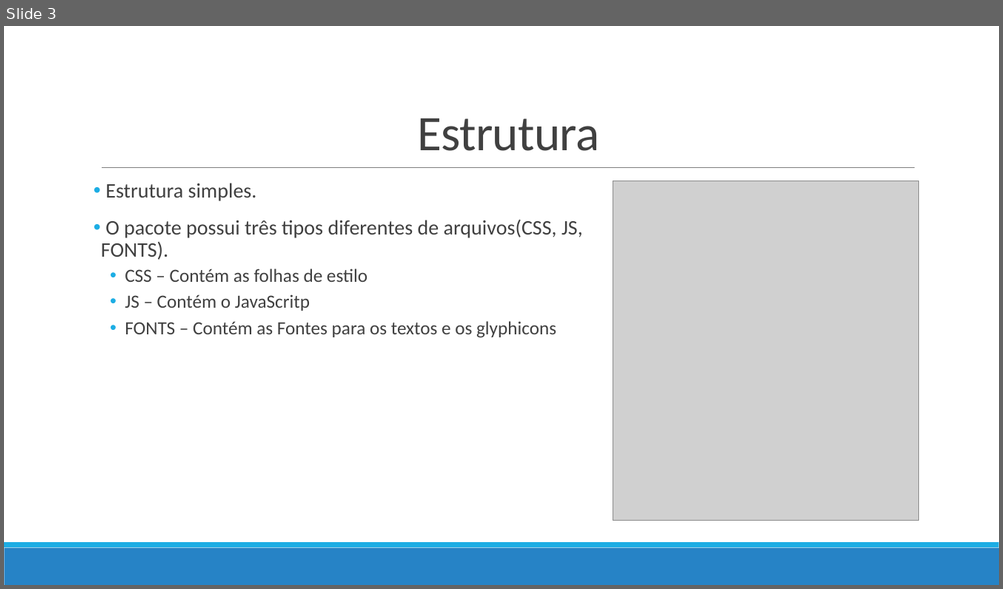
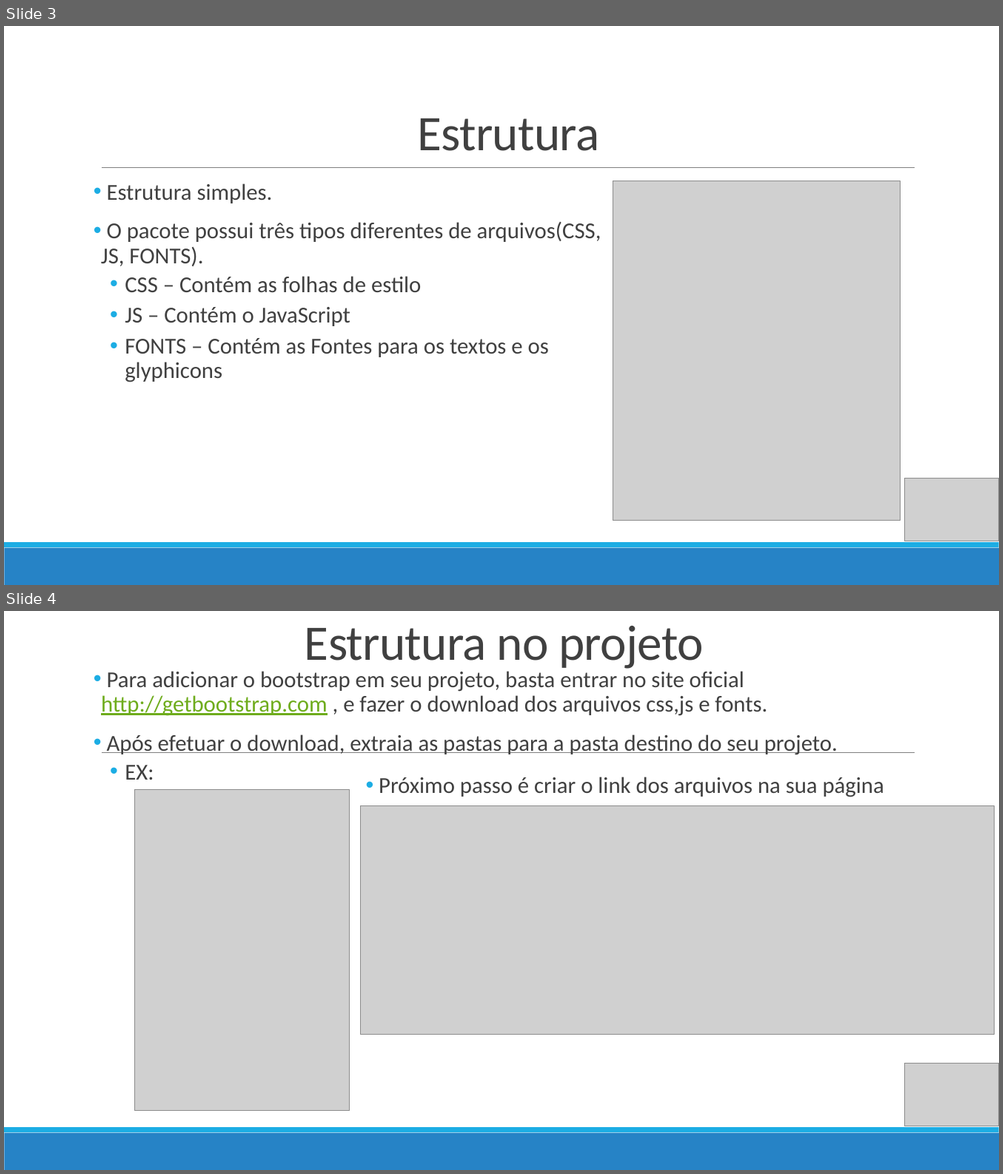
Before and after one commit to V1n1c1us/internetBootstrap, a slide deck: Aula-Bootstrap.pptx. Shown one above the other, each under a label of ours: slide 3 before the commit, slides 3 and 4 after it. The pictures are 1003x589 and 1003x1174 pixels, drawn with LibreOffice and Linux fonts; fonts in the diff are those of the drawing; grey boxes stand for pictures. Boxes give left, top, right and bottom in pixels: in the first picture for what was removed or moved away, otherwise in the second. Text is boxed around its words. In the diff, an @@ line names an element or a change of style, - is before the commit and + after.

```diff
--- a/Aula-Bootstrap.pptx
+++ b/Aula-Bootstrap.pptx
@@ slide 4 added at [4, 611, 999, 1170], background #FFFFFF; not listed: 3 template elements that a slide beside it also shows @@
@@ title added at [304, 626, 703, 672], 48 pt, text #404040 @@
+Estrutura no projeto
@@ text added at [101, 668, 837, 780], 22 pt, text #404040 @@
+• Para adicionar o bootstrap em seu projeto, basta entrar no site oficial http://getbootstrap.com , e fazer o download dos arquivos css,js e fonts.
+• Após efetuar o download, extraia as pastas para a pasta destino do seu projeto.
+  • EX:
@@ text added at [378, 777, 884, 797], 22 pt, text #404040 @@
+• Próximo passo é criar o link dos arquivos na sua página
@@ picture added at [134, 790, 350, 1111] @@
@@ picture added at [361, 806, 994, 1035] @@
@@ picture added at [905, 1063, 999, 1127] @@
@@ slide 3 changed as well @@
@@ text at [101, 184, 601, 383]: size 20 to 22 pt in "Estrutura simples.", "O pacote possui três tipos diferentes de ..."; size 18 to 22 pt in "CSS – Contém as folhas de estilo", "FONTS – Contém as Fontes para os ..." @@
@@ picture: place and size @@
-picture at [613, 181, 919, 521]
+picture at [613, 181, 900, 521]
@@ text at [125, 307, 350, 326]: text changed; size 18 to 22 pt @@
-  • JS – Contém o JavaScritp
+  • JS – Contém o JavaScript
@@ picture added at [905, 478, 999, 542] @@
```
Also in this commit, not shown: 4 other slides changed, 8 other slides added, 1 slide removed.
